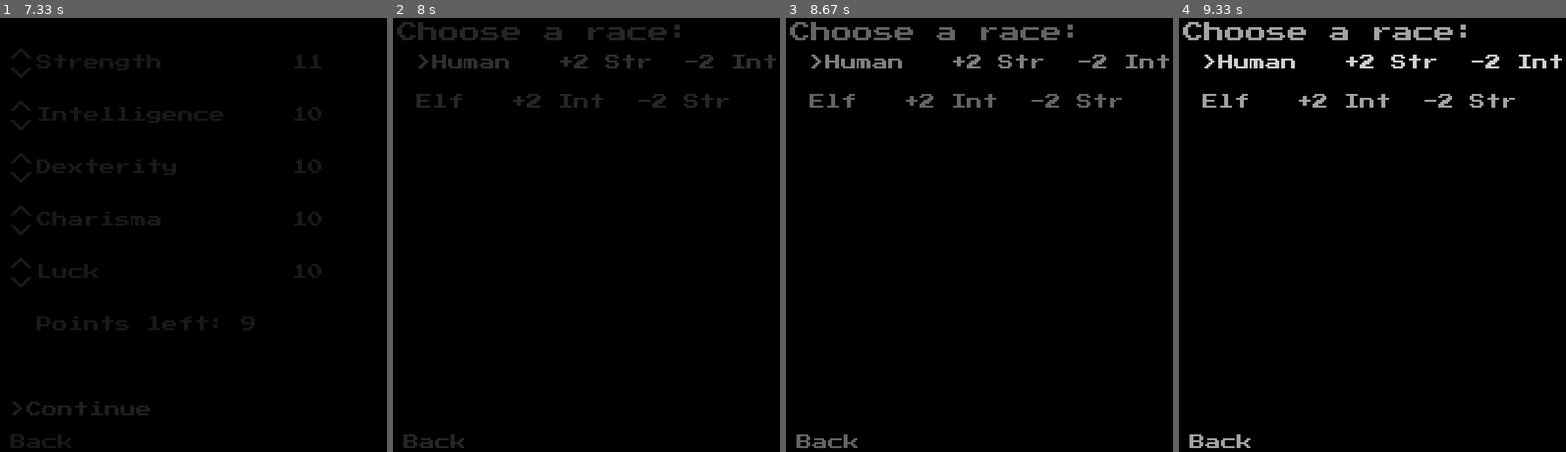
Above: before the commit, frames 1-4 (left to right).
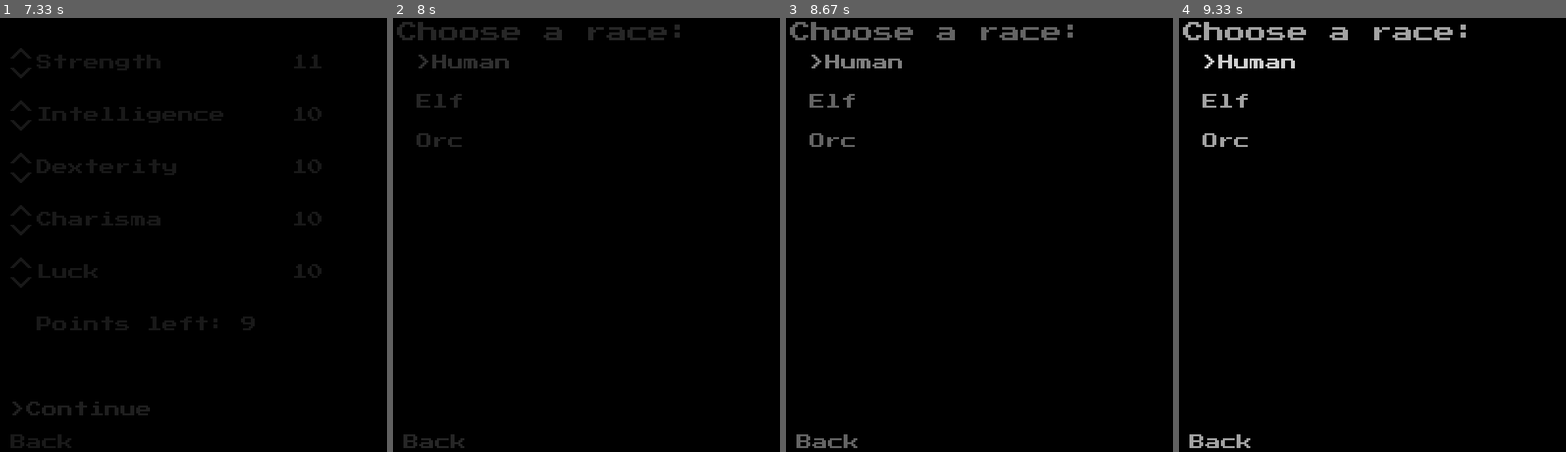
Above: after the commit, the same moments.

Repository: Cyborger/PygameTextRPG
Game: pygame game, started from launcher.py
The game is run twice, just before and just after one commit, with the same random seed, the same clock (stepped at 60 frames per second) and the same inputs.
Inputs:
- Up to frame 1 (7.33 s): click "Begin A New Adventure" at 0.38 s; tap Enter at 5.07 s; click "Continue" at 5.45 s
- Up to frame 2 (8 s): no input
- Up to frame 3 (8.67 s): no input
- Up to frame 4 (9.33 s): no input

Frame 1 is identical in both runs. In frame 2, 1.1% of the frame differs, in the area x 6-99%, y 8-30%; in frame 3, 1.1%; in frame 4, 1.1%.

Commit message:
Removed stats from races

Diff:
--- a/core/race.py
+++ b/core/race.py
@@ -1,14 +1,3 @@
 class Race:
     def __init__(self, jsonData):
         self.name = jsonData["Name"]
-        self.bonuses = jsonData["StatBonuses"]
-
-    def getBonusesLabel(self):
-        string = ""
-        for bonus in self.bonuses:
-            if self.bonuses[bonus] > 0:
-                string += "+" + str(self.bonuses[bonus])
-            else:
-                string += str(self.bonuses[bonus])
-            string += " " + bonus[:3] + "  "
-        return string
--- a/json/races.json
+++ b/json/races.json
@@ -1,16 +1,11 @@
 {
   "Human": {
-    "Name" : "Human",
-    "StatBonuses" : {
-      "Strength" : 2,
-      "Intelligence" : -2
-    }
+    "Name" : "Human"
   },
   "Elf" : {
-    "Name" : "Elf",
-    "StatBonuses" : {
-      "Intelligence" : 2,
-      "Strength" : -2
-    }
+    "Name" : "Elf"
+  },
+  "Orc": {
+    "Name" : "Orc"
   }
 }
--- a/menus/raceSelectionMenu.py
+++ b/menus/raceSelectionMenu.py
@@ -19,15 +19,12 @@
         y = 70
         ySpacing = 60
         for race in self.races:
-            label = race.name + "   " + race.getBonusesLabel()
-            self.addButton(LabelButton(label, x, y, self.chooseRace, race))
+            self.addButton(LabelButton(race.name, x, y, self.chooseRace, race))
             y += ySpacing
         self.addButton(LabelButton("Back", 20, 650, self.goBack))
 
     def chooseRace(self, race):
         self.getParent().newPlayer.race = race
-        for stat in race.bonuses:
-            self.getParent().newPlayer.stats[stat] += race.bonuses[stat]
         self.getRoot().fadeMenuChange("characterCreationState/nameChoosingMenu")
 
     def goBack(self):
